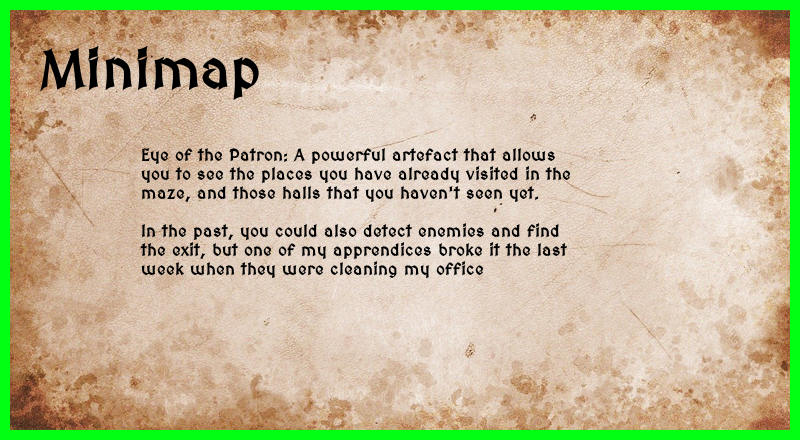
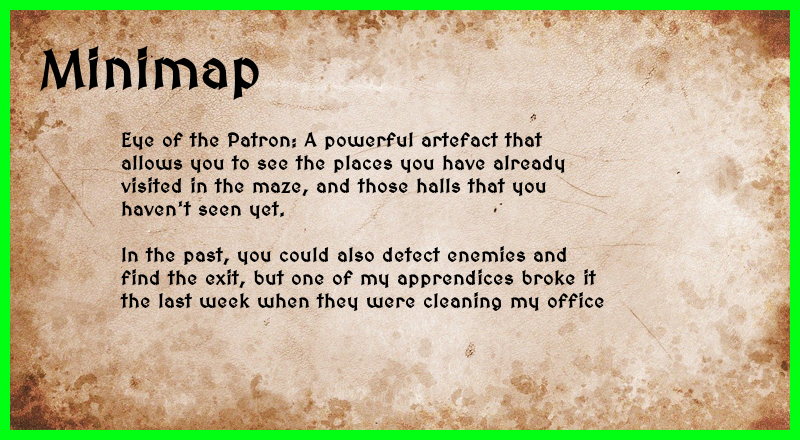
Two versions of the same layered image (800 × 440). Layer-by-layer changes:
painted on "Eye of the Patron: A powerful ..." over box(120, 132, 604, 311)
